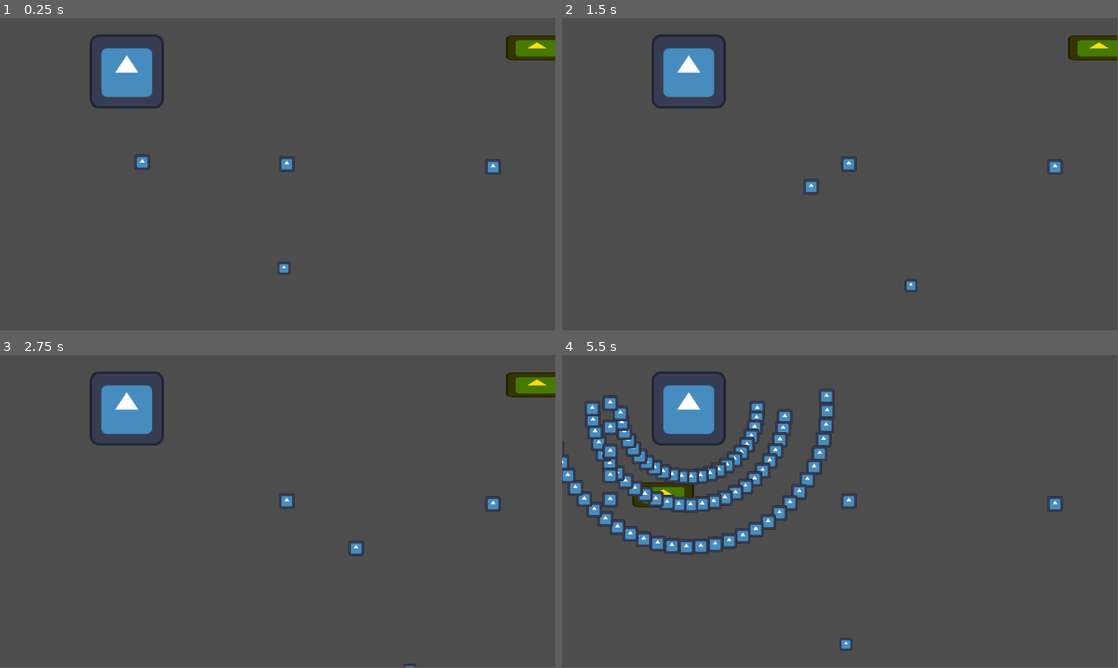
Above: before the commit, frames 1-4 (two rows, left to right).
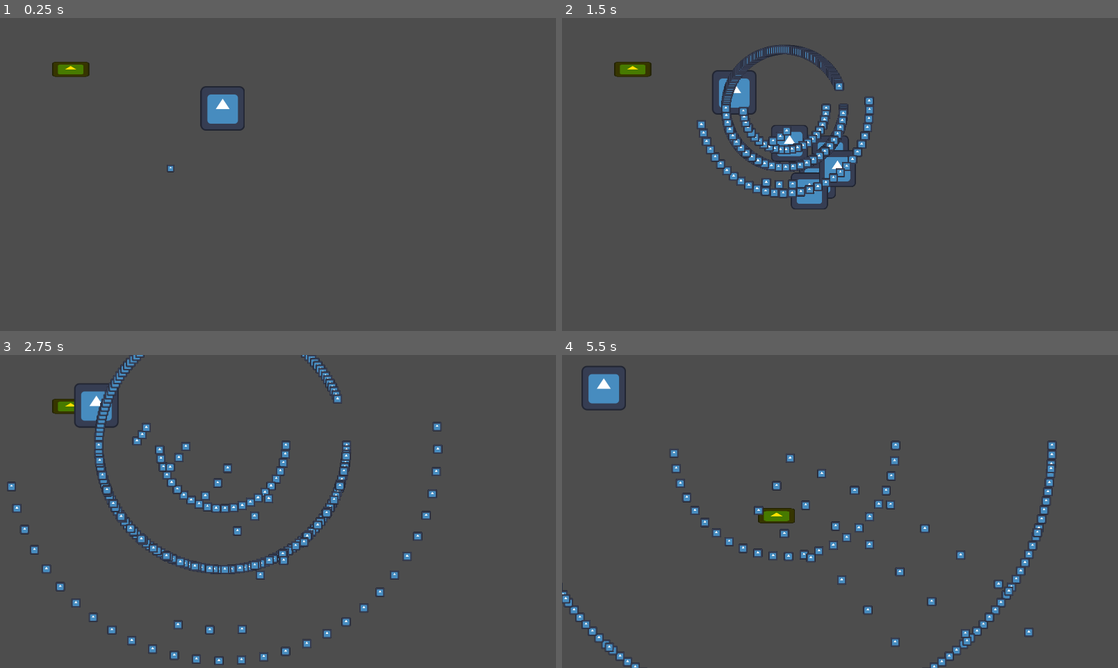
Above: after the commit, the same moments.

Repository: nullPinka/bulletjam6unstable
Game: Godot game, scene res://scenes/main/main.tscn
Same seed, same stepped clock (60 frames per second), same inputs: the game is played once before the commit and once after it. The engine's default icon, where the game draws it, is replaced by a stand-in: a white triangle on a blue panel in a dark square.
Inputs:
- Up to frame 1 (0.25 s): no input
- Up to frame 2 (1.5 s): tap Enter (ui_accept) at 0.5, 0.77, 0.8, 1.07, 1.35 s; hold D 0.53-1.28 s; hold Shift 0.53-1.28 s; hold S from 1.28 s (still down)
- Up to frame 3 (2.75 s): tap Enter (ui_accept) at 1.52, 1.82, 2.3 s; tap Shift at 1.55 s; release S at 2.03 s; hold D from 2.03 s (still down); hold Shift from 2.03 s (still down)
- Up to frame 4 (5.5 s): release D at 2.78 s; release Shift at 2.78 s; hold W 2.78-3.53 s; tap Shift at 2.85, 4.35 s; tap Enter (ui_accept) at 3.02, 3.32, 3.6, 3.77, 4.07, 4.52, 4.82, 5.3 s; hold A 3.53-5.03 s; hold S from 5.03 s (still down); hold Shift from 5.03 s (still down)
In our replay, the window is 799x449 before the commit and 800x450 after it. These sizes can differ from the game's own. Grey fills any space a smaller window leaves; there, only what the larger window draws over its background counts as a difference.

The runs differ from the first frame. In frame 1, 3.9% of the frame differs, in the area x 9-100%, y 5-82%; in frame 2, 7.2%; in frame 3, 7.2%; in frame 4, 12%, in the area x 0-91%, y 3-100%.

Commit message:
more boss progress

Diff:
--- a/project.godot
+++ b/project.godot
@@ -15,6 +15,13 @@
 config/features=PackedStringArray("4.4", "Forward Plus")
 config/icon="res://icon.svg"
 
+[display]
+
+window/size/viewport_width=1920
+window/size/viewport_height=1080
+window/size/resizable=false
+window/stretch/mode="viewport"
+
 [dotnet]
 
 project/assembly_name="bulletjam6unstable"
--- a/scenes/atkspawner/atkspawner.gd
+++ b/scenes/atkspawner/atkspawner.gd
@@ -3,15 +3,14 @@
 var steppedon = false
 
 func movepos():
-	# TODO: Randomize x/y within screen borders
-	var x = randi_range(0, 1100)
-	var y = randi_range(0, 400)
+	var x = randi_range(0, 1920 - $atkicon.get_rect().size.x)
+	var y = randi_range(0, 1080 - $atkicon.get_rect().size.y)
 	global_position = Vector2(x, y)
 
 func area_entered(area):
 	if area.get_parent().name == "player":
 		steppedon = true
-		$atkicon.modulate = Color("ff00ff")
+		$atkicon.modulate =Color("ff00ff")
 
 func area_exited(area):
 	if area.get_parent().name == "player":
@@ -22,7 +21,6 @@
 	# TODO: Attack boss
 	movepos()
 	$Timer.start()
-	return;
 
 func _ready():
 	movepos()
--- a/scenes/boss/boss.gd
+++ b/scenes/boss/boss.gd
@@ -3,20 +3,27 @@
 var r = 6
 var spawncirc = PI * r * r
 var lifetime = 0
+var moving = false
+var moving_to = Vector2.ZERO
 
-# Spawn bullets in the spawning area surrounding the boss
+# Spawn bullets in spawn circle around boss
+func circumatt(from, to, gap, bullet : String, speed = 1):
+	if gap == 0:
+		gap = 1
 
-func circumatt(from, to, gap, bullet : String, speed = 1):
+	# set to = -1 if being used for a single bullet
+	if to == -1:
+		to = from + 1
+
 	var newbull = load("res://scenes/bullets/" + bullet + ".tscn")
 	for i in range(from, to, gap):
 		var tempbull = newbull.instantiate()
 		tempbull.scale = Vector2(0.5,0.5)
-		tempbull.position = spawncirc * Vector2.from_angle(i * (PI / 180))
+		tempbull.global_position = spawncirc * Vector2.from_angle(i * (PI / 180)) + global_position
 		tempbull.movementangle = Vector2.from_angle(i * (PI / 180))
 		tempbull.speed = speed
 		tempbull.moving = true
-		add_child(tempbull)
-	return;
+		get_parent().add_child(tempbull)
 
 func shotgun(bullet):
 	circumatt(0, 180, 8, "linearbullet")
@@ -51,16 +58,38 @@
 	for bull in bullarr:
 		bull.moving = true
 
-	return;
+func cone_follow(degree, num, bullet, speed):
+	var player = get_parent().get_player()
+	for i in range(0, num):
+		var degplayang = get_angle_to(player.global_position) * (180/PI)
+		circumatt(degplayang + degree/2, -1, 0, "linearbullet", speed)
+		circumatt(degplayang, -1, 0, "linearbullet", speed)
+		circumatt(degplayang - degree/2, -1, 0, "linearbullet", speed)
+		await get_tree().create_timer(.3).timeout
+
+func follow_shot(num, bullet):
+	var player = get_parent().get_player()
+	for i in range(0, num):
+		circumatt(get_angle_to(player.global_position) * (180/PI), -1, 0, "linearbullet")
+		await get_tree().create_timer(.3).timeout
+
+func move(to):
+	moving_to = to
+	moving = true
 
 func _ready():
-	await get_tree().create_timer(5).timeout
+	await get_tree().create_timer(1).timeout
 	var linear = load("res://scenes/bullets/linearbullet.tscn")
-	linespawn(Vector2(100, 100), Vector2(100, 600), Vector2(1,0), 10, linear)
+	#linespawn(Vector2(100, 100), Vector2(100, 600), Vector2(1,0), 10, linear)
+	#shotgun(1)
+	#follow_shot(100, linear)
+	circumatt(0, 340, 2, "linearbullet", 3)
+	cone_follow(20, 10, 1, 5)
 	shotgun(1)
+	move(Vector2(100,100))
 
-#func _physics_process(delta: float) -> void:
-#	lifetime += delta
-#	if lifetime > 3:
-#		shotgun("l")
-#		lifetime = 0
+func _physics_process(delta: float) -> void:
+	if moving:
+		global_position = global_position.lerp(moving_to, 0.01)
+		if global_position == Vector2(100,100):
+			moving = false
--- a/scenes/main/main.gd
+++ b/scenes/main/main.gd
@@ -2,8 +2,12 @@
 
 var lifetime = 0
 
+func get_player():
+	return $player
+
+func get_boss():
+	return $boss
+
 func _physics_process(delta: float) -> void:
 	lifetime += delta
-	if lifetime > 1.0 and $bullets.get_node_or_null("bullet2") != null:
-		$bullets/bullet2.movefunc = func(p0, p1, t): self.position.lerp(p0, t)
 	return;
--- a/scenes/main/main.tscn
+++ b/scenes/main/main.tscn
@@ -1,10 +1,7 @@
-[gd_scene load_steps=8 format=3 uid="uid://4bkx8lxkjdx1"]
+[gd_scene load_steps=5 format=3 uid="uid://4bkx8lxkjdx1"]
 
 [ext_resource type="Script" uid="uid://4jd8m525i5cv" path="res://scenes/main/main.gd" id="1_k2fmo"]
 [ext_resource type="PackedScene" uid="uid://dh420yjceg1mi" path="res://scenes/player/player.tscn" id="2_iuonh"]
-[ext_resource type="PackedScene" uid="uid://c75b3qp5081s4" path="res://scenes/bullets/cubicbullet.tscn" id="3_6q06x"]
-[ext_resource type="PackedScene" uid="uid://b1e5cjqfriou3" path="res://scenes/bullets/linearbullet.tscn" id="4_ow5a4"]
-[ext_resource type="PackedScene" uid="uid://cl5a8vqv5bjn8" path="res://scenes/bullets/quadraticbullet.tscn" id="5_hujxm"]
 [ext_resource type="PackedScene" uid="uid://2fmwqmoq0r7l" path="res://scenes/boss/boss.tscn" id="6_ow5a4"]
 [ext_resource type="PackedScene" uid="uid://byab86rv6dll3" path="res://scenes/atkspawner/atkspawner.tscn" id="7_hujxm"]
 
@@ -14,18 +11,7 @@
 [node name="player" parent="." instance=ExtResource("2_iuonh")]
 position = Vector2(589, 519)
 
-[node name="bullets" type="Node" parent="."]
-
-[node name="bullet" parent="bullets" instance=ExtResource("3_6q06x")]
-position = Vector2(251, 289)
-
-[node name="bullet2" parent="bullets" instance=ExtResource("4_ow5a4")]
-position = Vector2(595, 303)
-
-[node name="bullet3" parent="bullets" instance=ExtResource("5_hujxm")]
-position = Vector2(1023, 309)
-
 [node name="boss" parent="." instance=ExtResource("6_ow5a4")]
-position = Vector2(263, 111)
+position = Vector2(769, 312)
 
 [node name="atkspawner" parent="." instance=ExtResource("7_hujxm")]
--- a/scenes/player/player.gd
+++ b/scenes/player/player.gd
@@ -16,6 +16,8 @@
 			speed.y -= 3
 		if Input.is_key_pressed(KEY_S):
 			speed.y += 3
+		if Input.is_key_pressed(KEY_SHIFT):
+			speed *= 2
 
 	move(speed)
 
